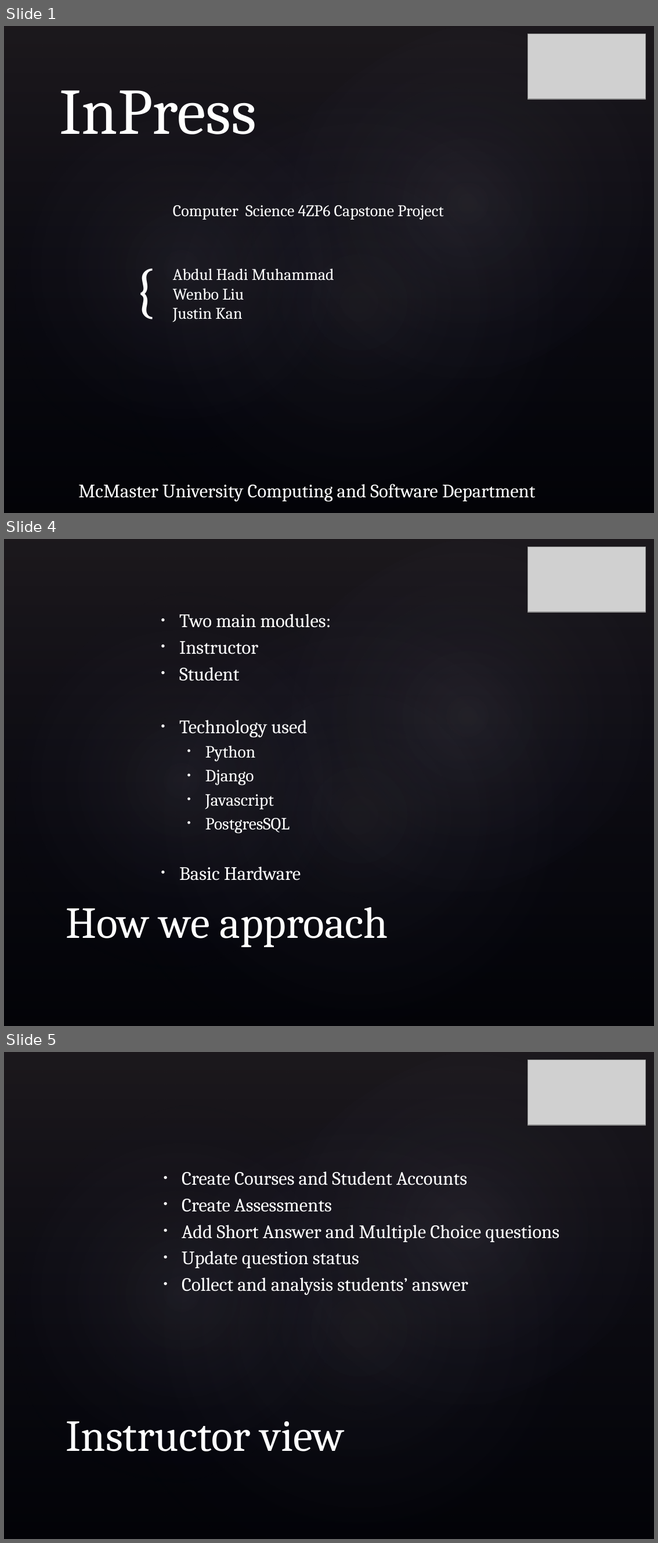
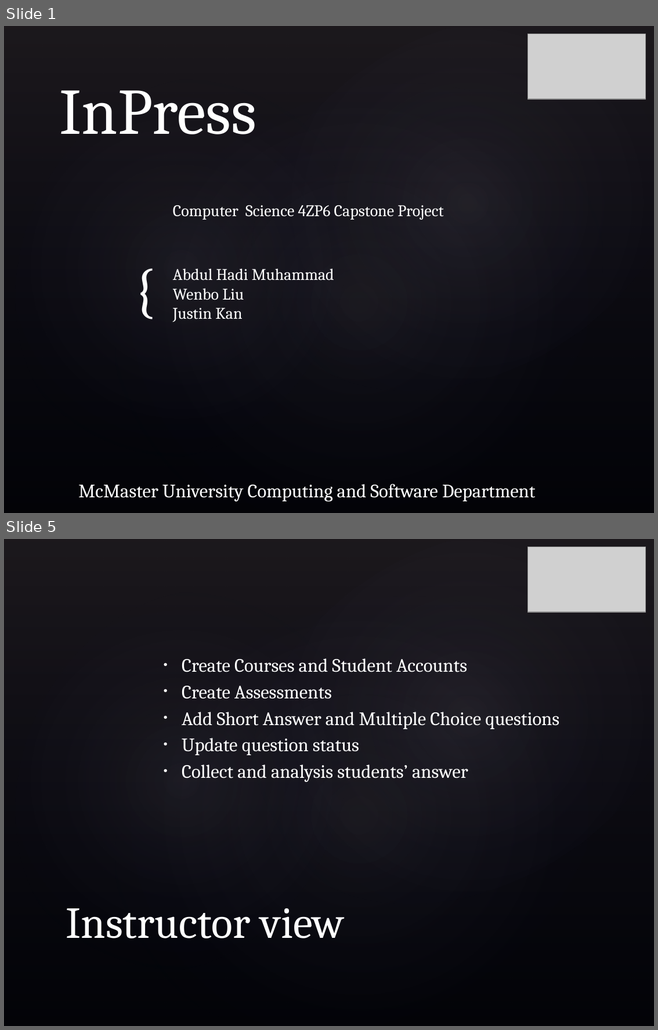
Before and after one commit to hadimuhammad/InPress, a slide deck: Documentation/Presentation.pptx. Shown one above the other, each under a label of ours: slides 1, 4 and 5 before the commit, slides 1 and 5 after it; the slides between them are not shown. The pictures are 658x1543 and 658x1030 pixels, drawn with LibreOffice and Linux fonts; fonts in the diff are those of the drawing; grey boxes stand for pictures; background and template pictures are left out. Boxes give left, top, right and bottom in pixels: in the first picture for what was removed or moved away, otherwise in the second. Text is boxed around its words. In the diff, an @@ line names an element or a change of style, - is before the commit and + after.

```diff
--- a/Documentation/Presentation.pptx
+++ b/Documentation/Presentation.pptx
@@ slide 4 removed at [4,539,654,1026], background picture (left out); not listed: 4 template elements that a slide beside it also shows @@
@@ picture removed at [527,547,645,611] @@
@@ text removed at [179,614,331,881] @@
-• Two main modules:
-• Instructor
-• Student
-• Technology used
-  • Python
-  • Django
-  • Javascript
-  • PostgresSQL
-• Basic Hardware
@@ title removed at [65,907,388,947] @@
-How we approach
```
Also in this commit, not shown: 2 slides changed, 1 slide added.
